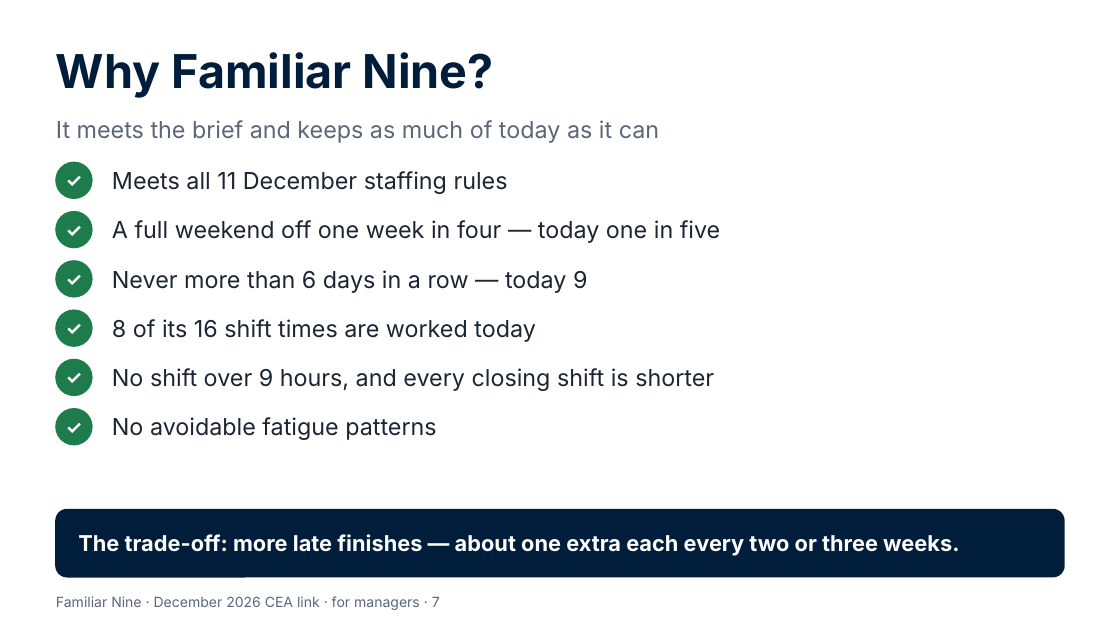
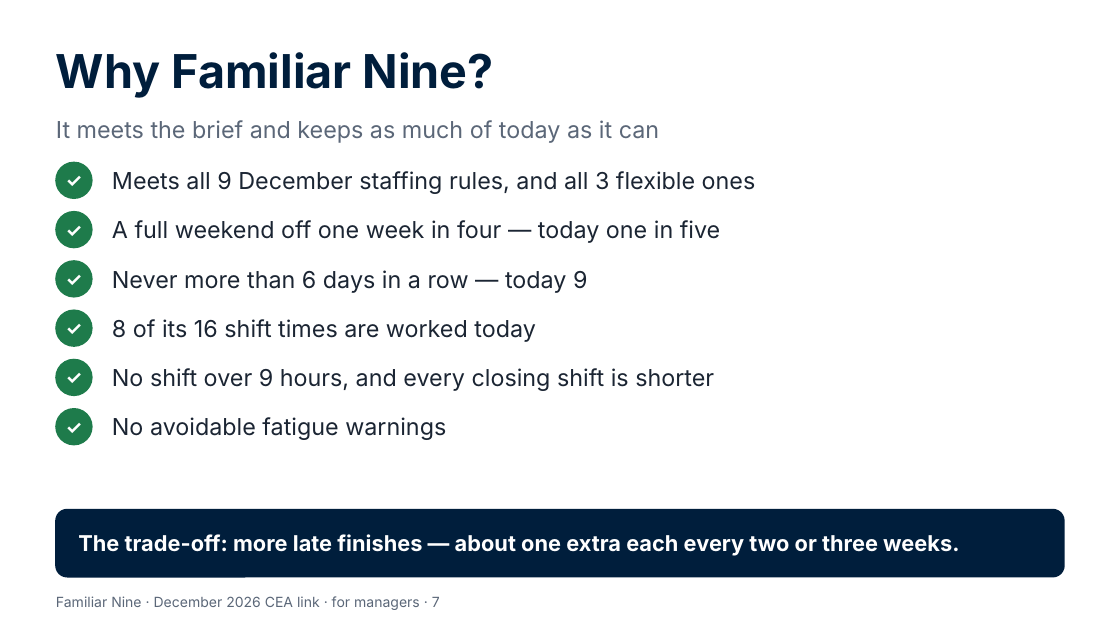
Before and after one commit to Garethdavidmiller/roster-app, a slide deck: slide 7 of docs/proposals/presentations/Familiar-Nine-for-managers.pptx. Drawn at 1120x630 pixels with LibreOffice and Linux fonts; fonts in the diff are those of the drawing. Boxes give left, top, right and bottom in pixels: in the first picture for what was removed or moved away, otherwise in the second. Text is boxed around its words. In the diff, an @@ line names an element or a change of style, - is before the commit and + after.

```diff
--- a/docs/proposals/presentations/Familiar-Nine-for-managers.pptx
+++ b/docs/proposals/presentations/Familiar-Nine-for-managers.pptx
@@ text at <box>112,171,756,194</box>: text changed @@
-Meets all 11 December staffing rules
+Meets all 9 December staffing rules, and all 3 flexible ones
@@ text at <box>112,417,446,440</box>: text changed @@
-No avoidable fatigue patterns
+No avoidable fatigue warnings
```
Also in this commit, not shown: 3 other slides changed, 25 other files.
